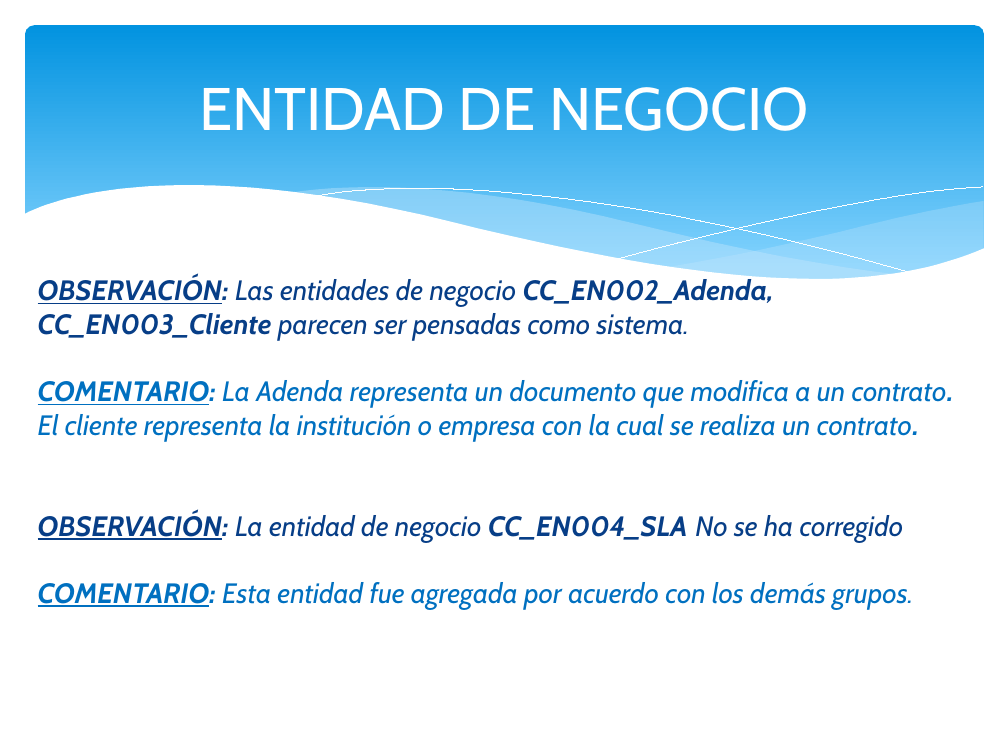
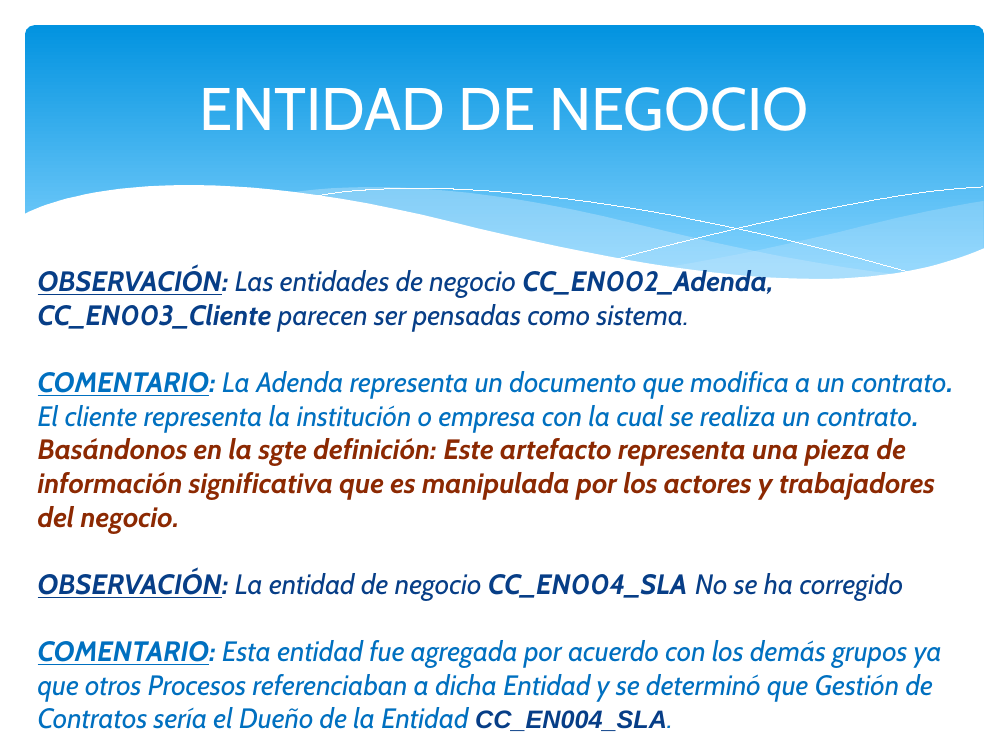
Before and after one commit to orlysemperfi/tp2-contratos-clientes, a slide deck: slide 6 of ITERACION 3/SUB ITERACION 1/PPT SUB-ITERACION I v2.0.pptx. Drawn at 1008x756 pixels with LibreOffice and Linux fonts; fonts in the diff are those of the drawing. Boxes give left, top, right and bottom in pixels: in the first picture for what was removed or moved away, otherwise in the second. Text is boxed around its words. In the diff, an @@ line names an element or a change of style, - is before the commit and + after.

```diff
--- a/ITERACION 3/SUB ITERACION 1/PPT SUB-ITERACION I v2.0.pptx
+++ b/ITERACION 3/SUB ITERACION 1/PPT SUB-ITERACION I v2.0.pptx
@@ text "OBSERVACIÓN: Las entidades de negocio ...": place and size @@
-text "OBSERVACIÓN: Las entidades de negocio ..." at [38,277,954,609]
+text "OBSERVACIÓN: Las entidades de negocio ..." at [38,268,953,731]
@@ text at [38,371,953,533]: text changed; text colour #0070C0 to #8C2902; bold on @@
-COMENTARIO: La Adenda representa un documento que modifica a un contrato. El cliente representa la institución o empresa con la cual se realiza un contrato.
+COMENTARIO: La Adenda representa un documento que modifica a un contrato. El cliente representa la institución o empresa con la cual se realiza un contrato. Basándonos en la sgte definición: Este artefacto representa una pieza de información significativa que es manipulada por los actores y trabajadores del negocio.
@@ text at [38,640,942,731]: text changed @@
-COMENTARIO: Esta entidad fue agregada por acuerdo con los demás grupos.
+COMENTARIO: Esta entidad fue agregada por acuerdo con los demás grupos ya que otros Procesos referenciaban a dicha Entidad y se determinó que Gestión de Contratos sería el Dueño de la Entidad CC_EN004_SLA.
```
Also in this commit, not shown: 2 other slides changed.
